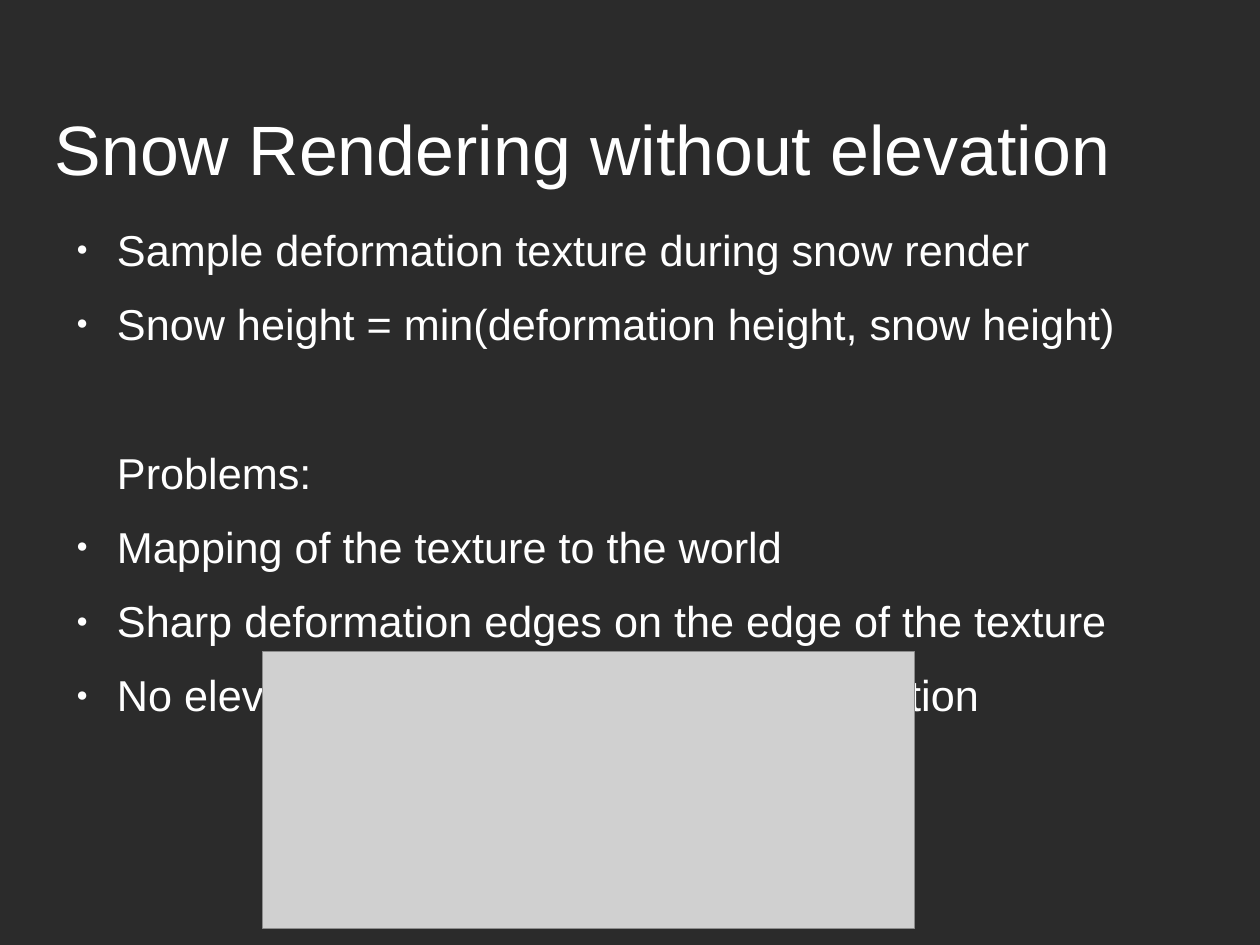
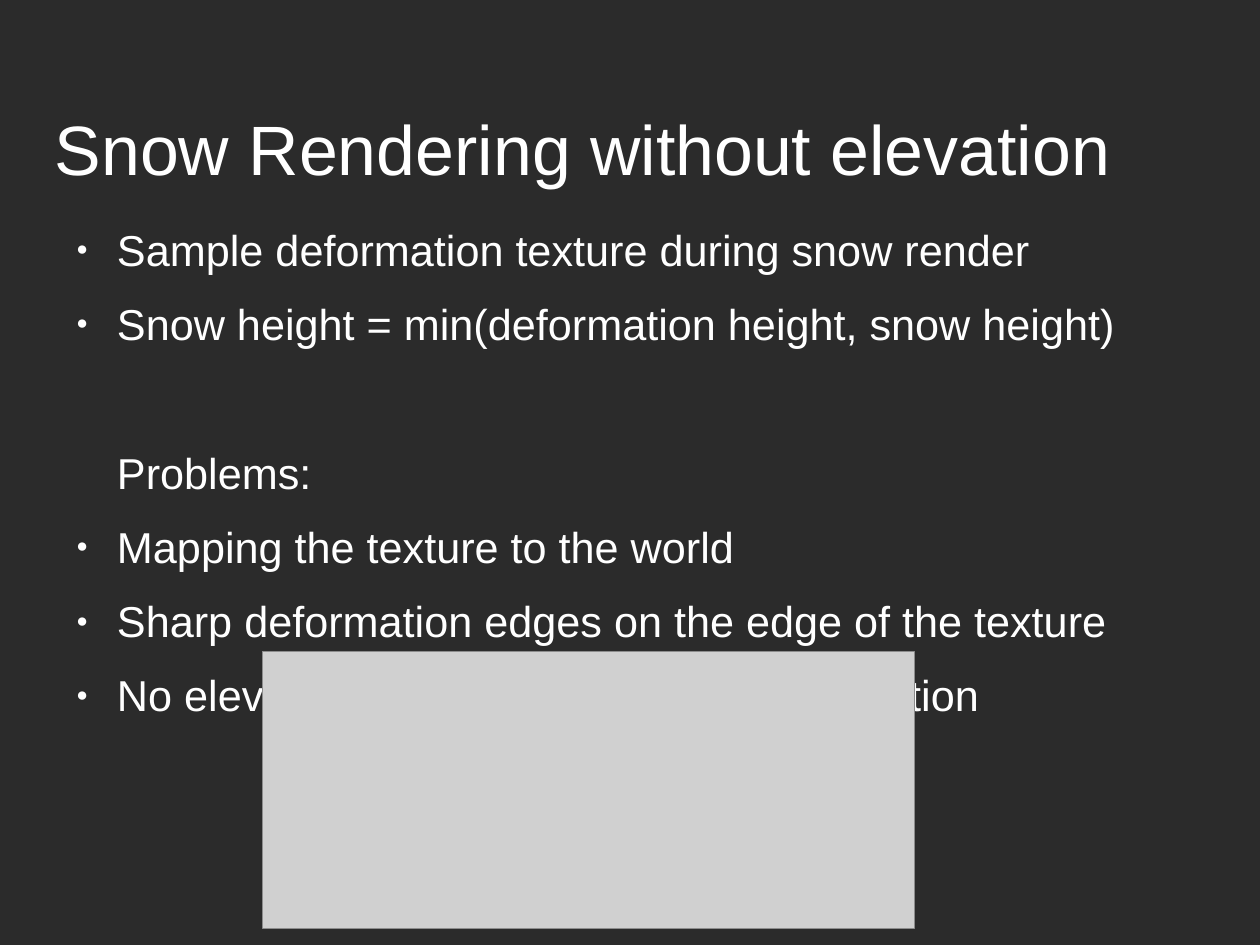
Before and after one commit to Godrak/ProjectZero, a slide deck: slide 7 of doc/paperPresentation.odp. Drawn at 1260x945 pixels with LibreOffice and Linux fonts; fonts in the diff are those of the drawing; grey boxes stand for pictures; background and template pictures are left out; a plain dark background stands for a picture behind light text. Boxes give left, top, right and bottom in pixels: in the first picture for what was removed or moved away, otherwise in the second. Text is boxed around its words. In the diff, an @@ line names an element or a change of style, - is before the commit and + after.

```diff
--- a/doc/paperPresentation.odp
+++ b/doc/paperPresentation.odp
@@ text at [117,531,734,571]: text changed @@
-● Mapping of the texture to the world
+● Mapping the texture to the world
```
Also in this commit, not shown: 2 other slides changed, 8 slides added, 6 other files.
